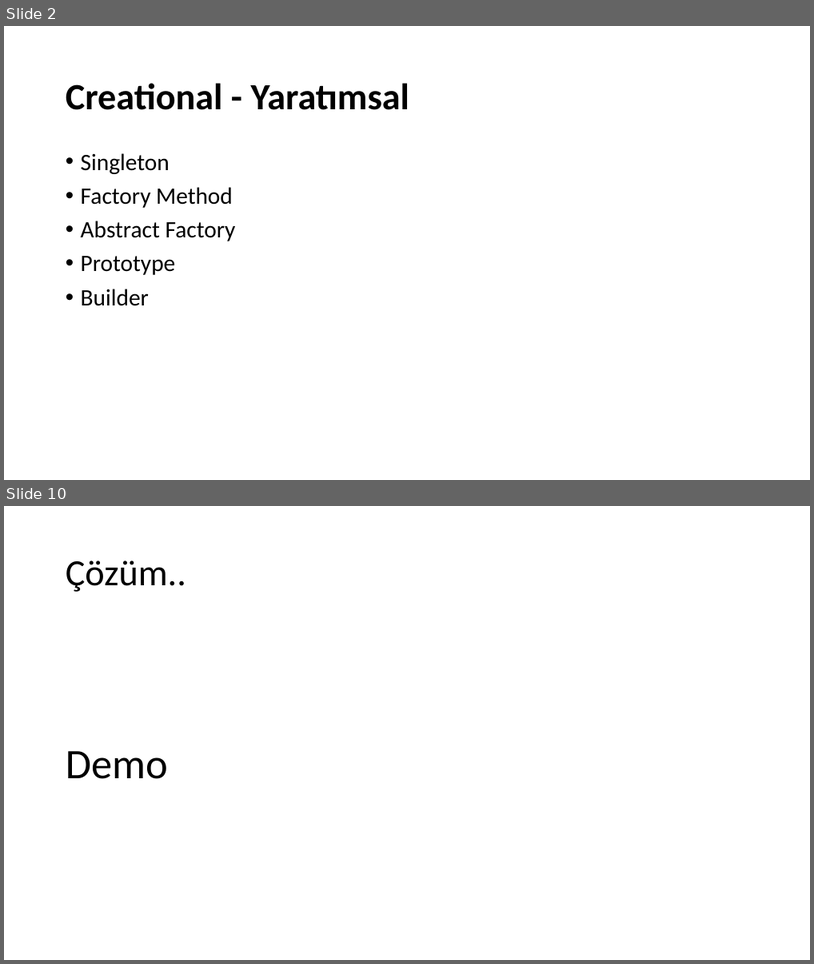
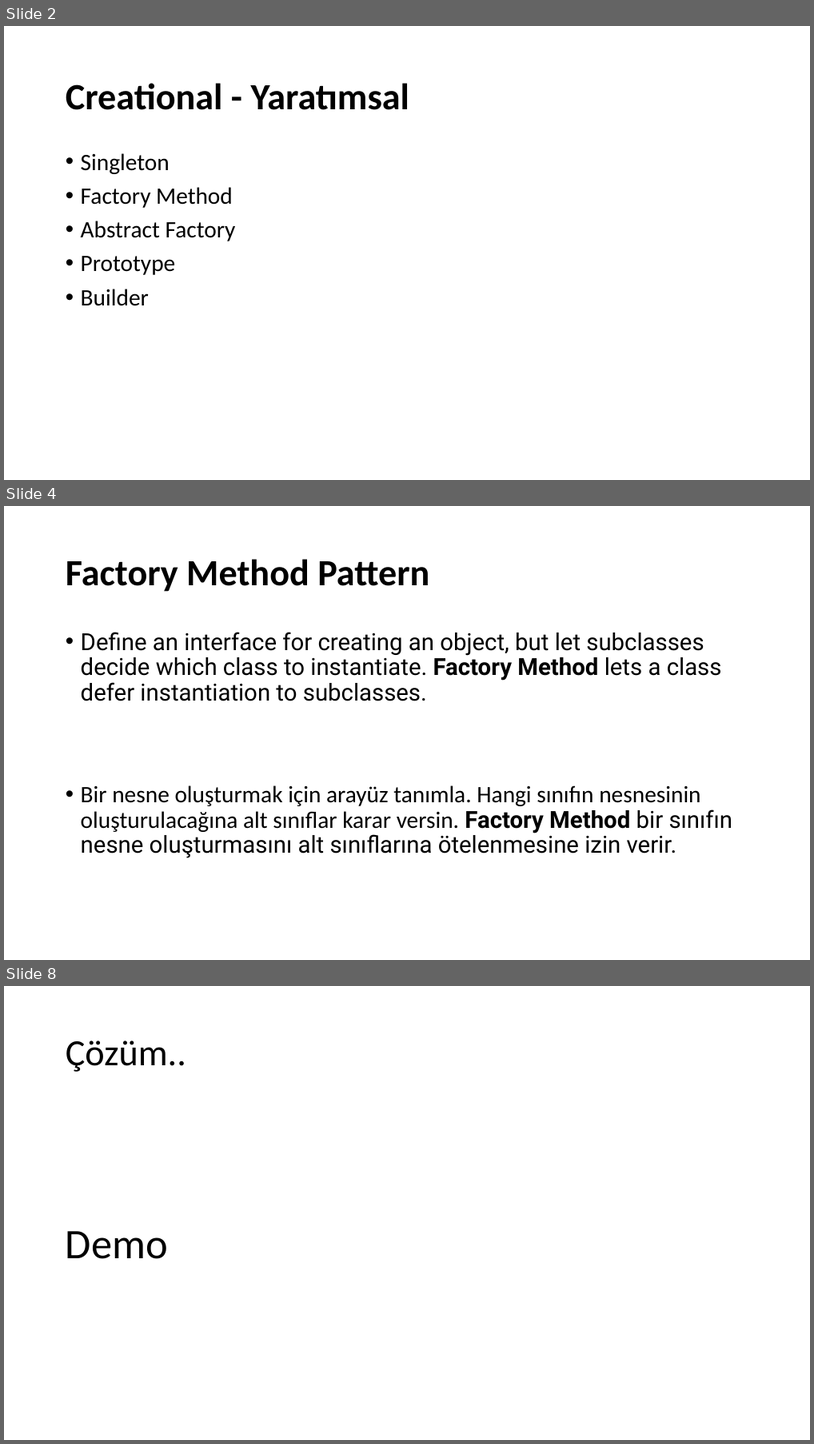
Before and after one commit to umiitkose/DesignPattern-Umiitkose, a slide deck: Tasarımdesenleri.pptx. Shown one above the other, each under a label of ours: slides 2 and 10 before the commit, slides 2, 4 and 8 after it; the slides between them are not shown. The pictures are 814x964 and 814x1444 pixels, drawn with LibreOffice and Linux fonts; fonts in the diff are those of the drawing. Boxes give left, top, right and bottom in pixels: in the first picture for what was removed or moved away, otherwise in the second. Text is boxed around its words. In the diff, an @@ line names an element or a change of style, - is before the commit and + after.

```diff
--- a/Tasarımdesenleri.pptx
+++ b/Tasarımdesenleri.pptx
@@ slide 4 added at (4, 506, 810, 960), background #FFFFFF @@
@@ title added at (66, 559, 430, 592), 44 pt, text #000000, bold @@
+Factory Method Pattern
@@ text added at (81, 632, 734, 858), 28 pt, text #000000 @@
+• Define an interface for creating an object, but let subclasses decide which class to instantiate. Factory Method lets a class defer instantiation to subclasses.
+• Bir nesne oluşturmak için arayüz tanımla. Hangi sınıfın nesnesinin oluşturulacağına alt sınıflar karar versin. Factory Method bir sınıfın nesne oluşturmasını alt sınıflarına ötelenmesine izin verir.
@@ what was slide 10 is now slide 8 @@
```
Also in this commit, not shown: 20 other slides added.
